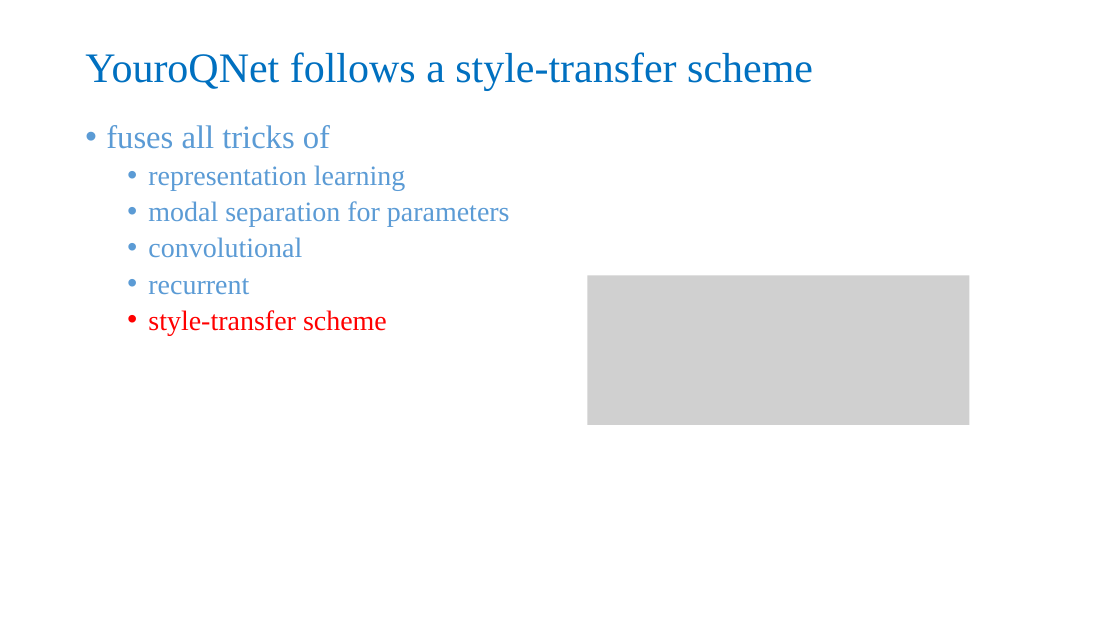
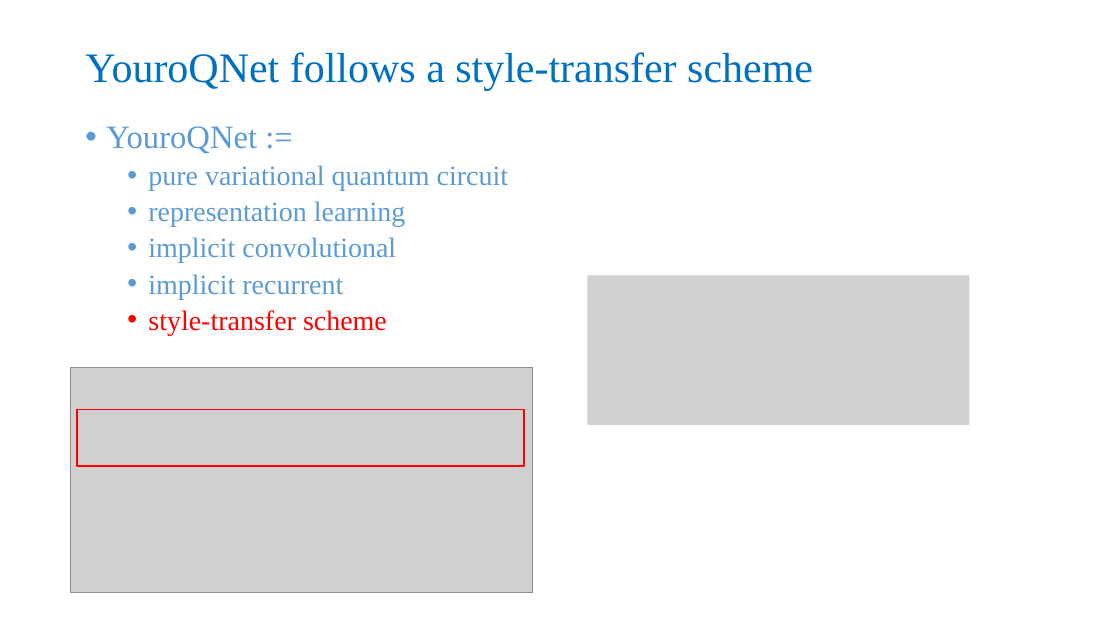
Before and after one commit to Kahsolt/YouroQNet, a slide deck: slide 15 of ref/YouroQNet.pptx (slide 13 before the commit). Drawn at 1120x630 pixels with LibreOffice and Linux fonts; fonts in the diff are those of the drawing; grey boxes stand for pictures. Boxes give left, top, right and bottom in pixels: in the first picture for what was removed or moved away, otherwise in the second. Text is boxed around its words. In the diff, an @@ line names an element or a change of style, - is before the commit and + after.

```diff
--- a/ref/YouroQNet.pptx
+++ b/ref/YouroQNet.pptx
@@ text at [106,126,508,191]: text changed; size 28 to 24 pt @@
-• fuses all tricks of
+• YouroQNet :=
+  • pure variational quantum circuit
@@ text at [148,237,396,299]: text changed @@
-  • modal separation for parameters
-  • convolutional
-  • recurrent
+  • implicit convolutional
+  • implicit recurrent
@@ picture added at [70,367,533,592] @@
@@ rectangle added at [77,410,524,466], outline #FF0000 1.5 pt @@
```
Also in this commit, not shown: 10 other slides changed, 8 slides added, 2 slides removed, 2 other files.
